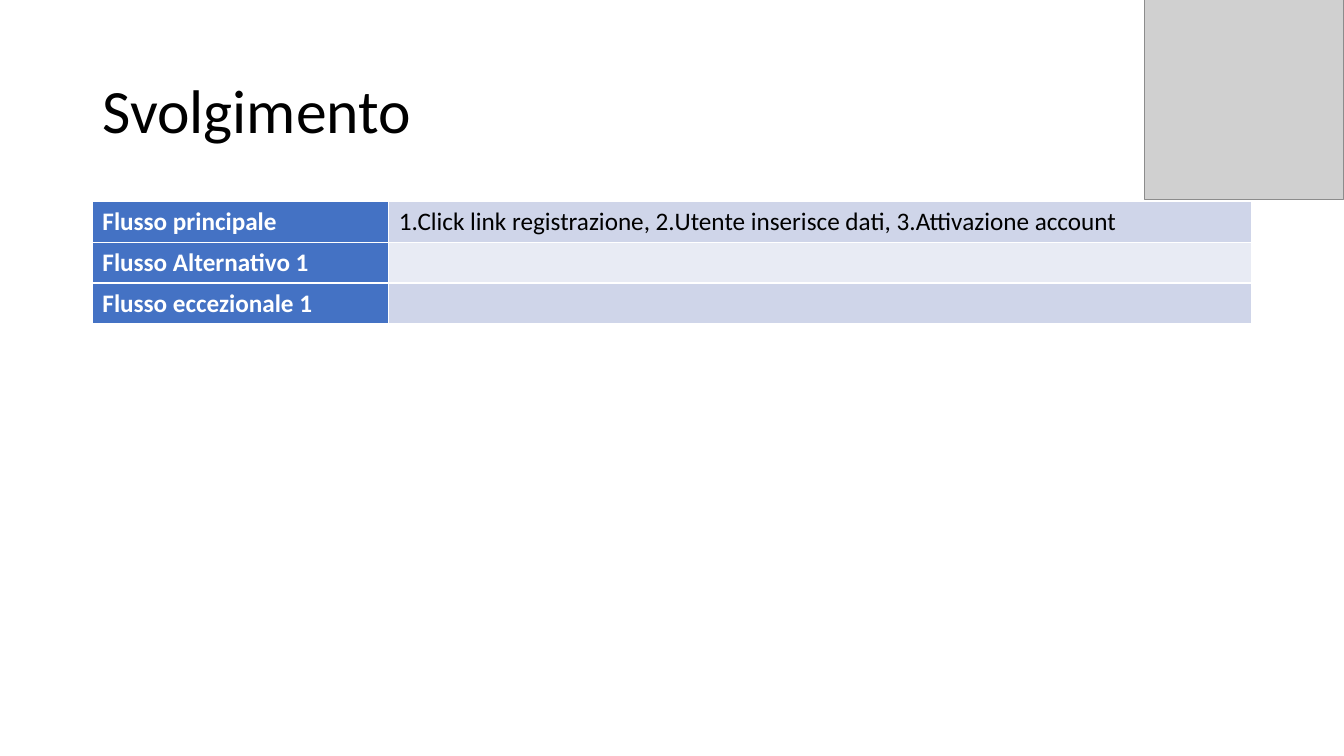
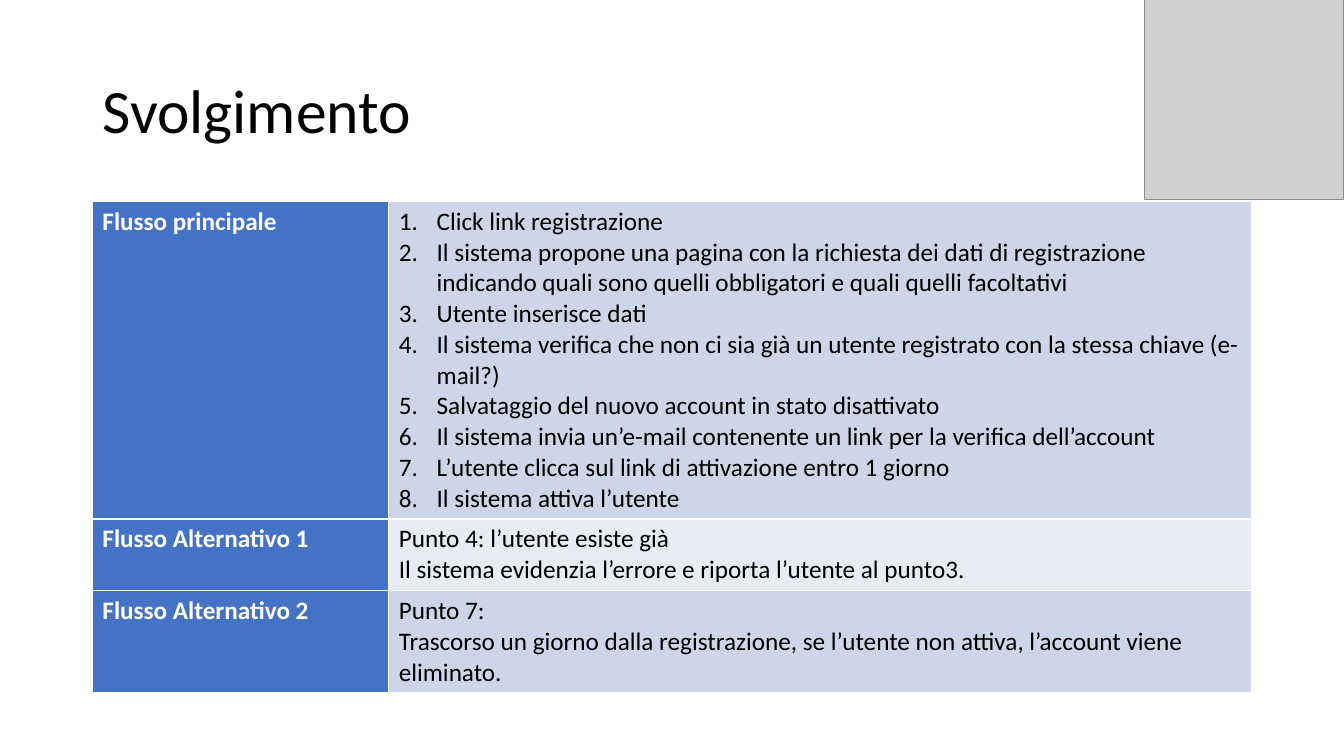
Before and after one commit to itsar19-20/pet, a slide deck: slide 4 of docs/useCaseTemplate/UseCase 2_SiRegistra(web).pptx. Drawn at 1344x756 pixels with LibreOffice and Linux fonts; fonts in the diff are those of the drawing; grey boxes stand for pictures. Boxes give left, top, right and bottom in pixels: in the first picture for what was removed or moved away, otherwise in the second. Text is boxed around its words. In the diff, an @@ line names an element or a change of style, - is before the commit and + after.

```diff
--- a/docs/useCaseTemplate/UseCase 2_SiRegistra(web).pptx
+++ b/docs/useCaseTemplate/UseCase 2_SiRegistra(web).pptx
@@ table at bbox=[93, 202, 1252, 686] @@
-row 1, column 2: 1.Click link registrazione, 2.Utente inserisce dati, 3.Attivazione account
+row 1, column 2: Click link registrazione / Il sistema propone una pagina con la richiesta dei dati di registrazione indicando quali sono quelli obbligatori e quali quelli facoltativi / Utente inserisce dati / Il sistema verifica che non ci sia già un utente registrato con la stessa chiave (e-mail?) / Salvataggio del nuovo account in stato disattivato / Il sistema invia un’e-mail contenente un link per la verifica dell’account / L’utente clicca sul link di attivazione entro 1 giorno / Il sistema attiva l’utente
-row 2, column 2: 
+row 2, column 2: Punto 4: l’utente esiste già / Il sistema evidenzia l’errore e riporta l’utente al punto3.
-row 3, column 1: Flusso eccezionale 1
+row 3, column 1: Flusso Alternativo 2
-row 3, column 2: 
+row 3, column 2: Punto 7: / Trascorso un giorno dalla registrazione, se l’utente non attiva, l’account viene eliminato.
```
Also in this commit, not shown: 5 other files.
